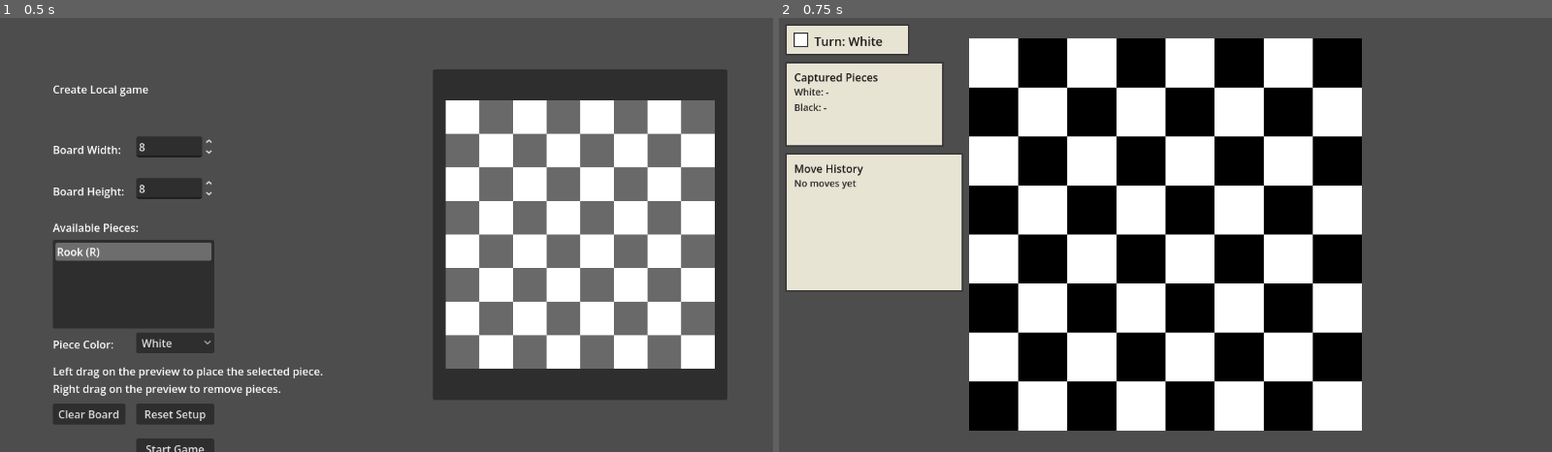
Above: before the commit, frames 1-2 (left to right).
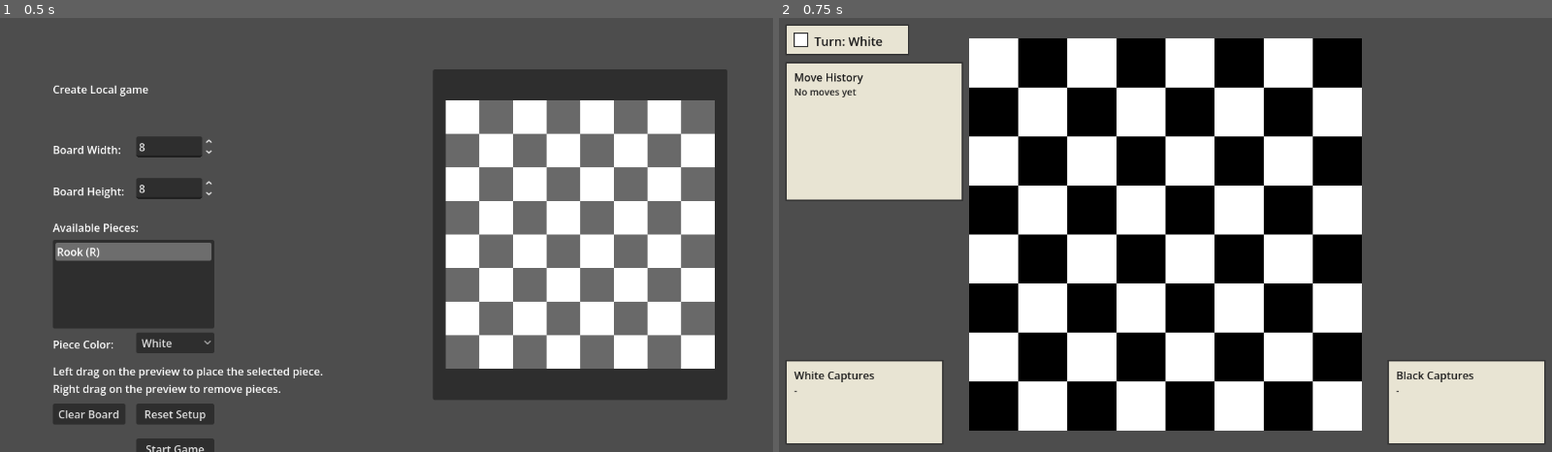
Above: after the commit, the same moments.

Repository: LeoHolman/chesslike
Game: Godot game, scene res://Scenes/LocalGameMenu.tscn
Same seed, same stepped clock (60 frames per second), same inputs: the game is played once before the commit and once after it.
Inputs:
- Up to frame 1 (0.5 s): no input
- Up to frame 2 (0.75 s): click "Start Game" at 0.5 s

Frame 1 is identical in both runs. In frame 2, 14% of the frame differs, in the area x 0-100%, y 10-99%.

Commit message:
style: sperate capture lists

Diff:
--- a/Scripts/local_game.gd
+++ b/Scripts/local_game.gd
@@ -137,7 +137,7 @@
 	_draw_highlights()
 	_draw_pieces()
 	var next_hud_position = _draw_turn_indicator()
-	next_hud_position = _draw_captured_pieces_panel(next_hud_position)
+	_draw_captured_pieces_panels()
 	_draw_move_history_panel(next_hud_position)
 
 func _draw_turn_indicator() -> Vector2:
@@ -179,14 +179,19 @@
 
 	return indicator_position + Vector2(0.0, indicator_size.y + HUD_PANEL_SPACING)
 
-func _draw_captured_pieces_panel(panel_position: Vector2) -> Vector2:
+
+func _draw_captured_pieces_panels() -> void:
 	var panel_size = Vector2(max(tile_size * 3.2, 220.0), max(tile_size * 1.7, 92.0))
-	var lines = [
-		"White: %s" % _format_captured_piece_list("white"),
-		"Black: %s" % _format_captured_piece_list("black")
-	]
-	_draw_hud_panel(panel_position, panel_size, "Captured Pieces", lines)
-	return panel_position + Vector2(0.0, panel_size.y + HUD_PANEL_SPACING)
+	var left_position = Vector2(
+		TURN_INDICATOR_PADDING,
+		get_viewport_rect().size.y - panel_size.y - TURN_INDICATOR_PADDING
+	)
+	var right_position = Vector2(
+		get_viewport_rect().size.x - panel_size.x - TURN_INDICATOR_PADDING,
+		get_viewport_rect().size.y - panel_size.y - TURN_INDICATOR_PADDING
+	)
+	_draw_hud_panel(left_position, panel_size, "White Captures", [_format_captured_piece_list("white")])
+	_draw_hud_panel(right_position, panel_size, "Black Captures", [_format_captured_piece_list("black")])
 
 func _draw_move_history_panel(panel_position: Vector2) -> void:
 	var recent_moves: Array[String] = []
